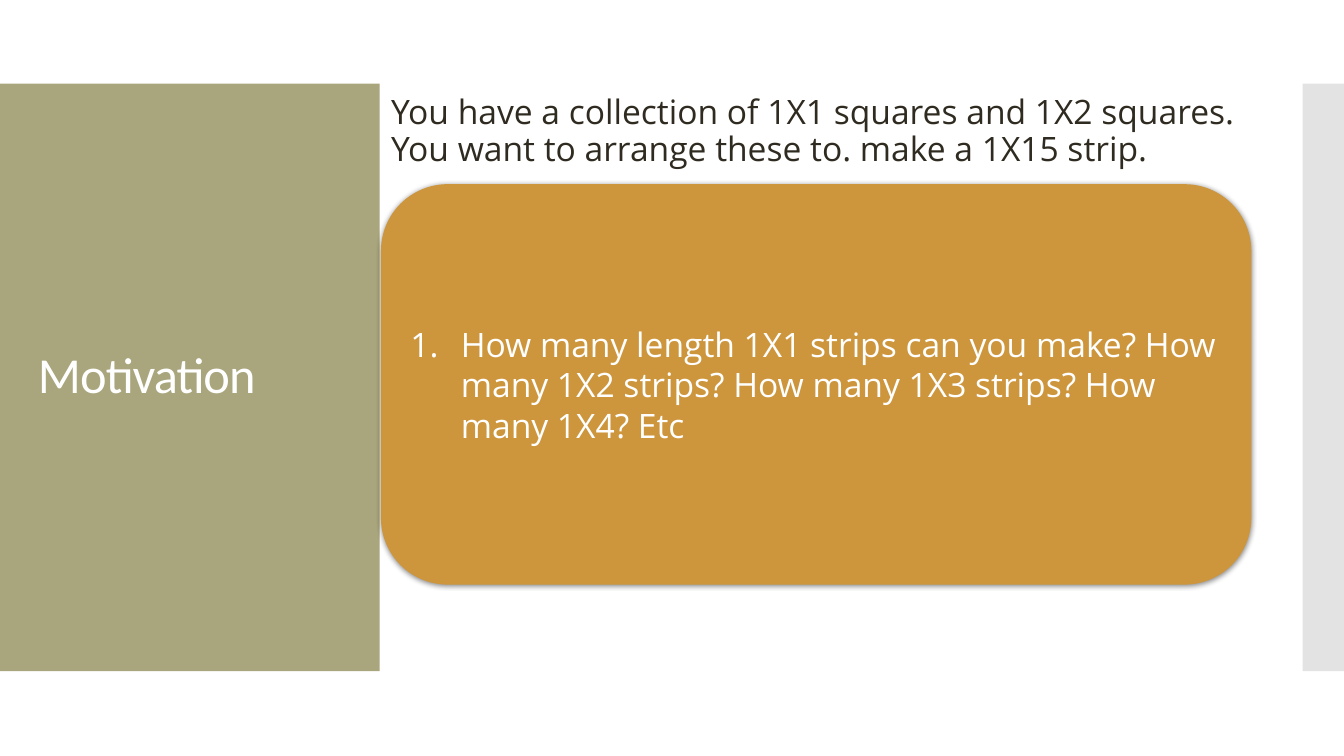
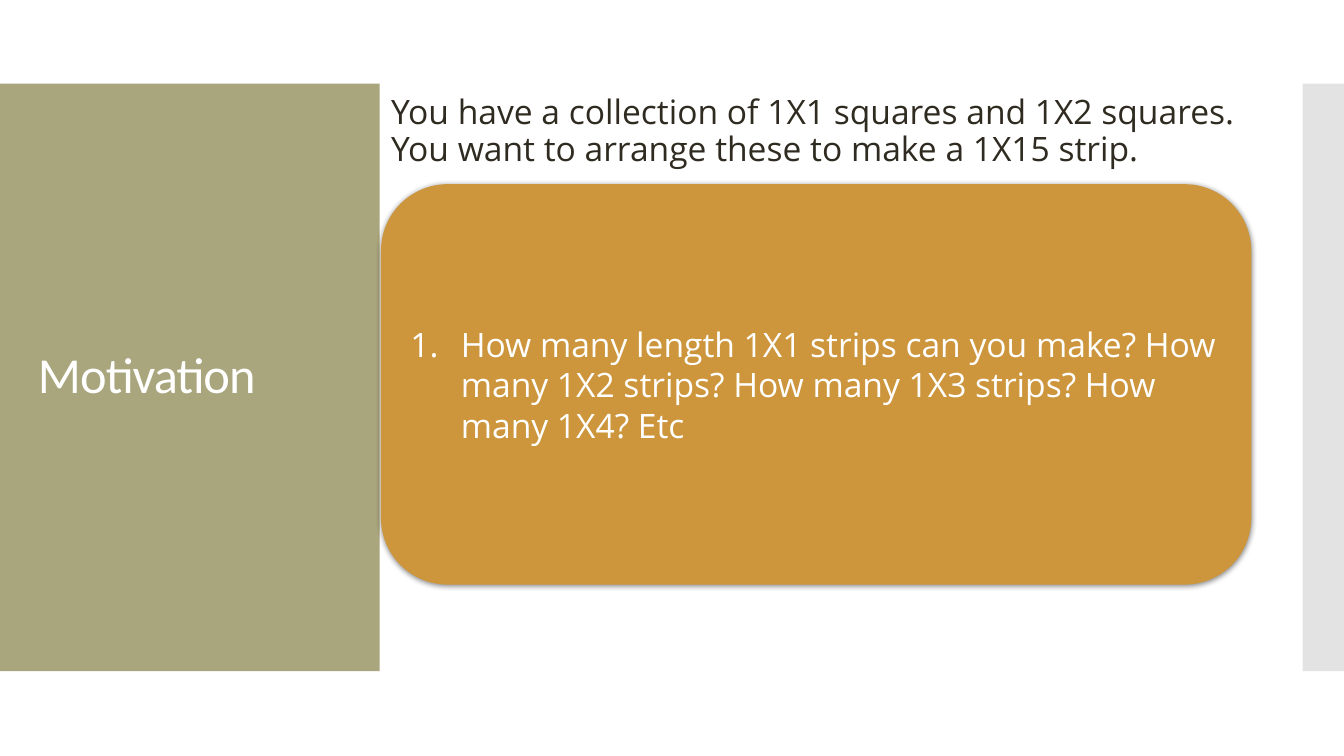
Before and after one commit to amosca01/MATH220-S24, a slide deck: slide 4 of slides/11-sequences-pt1.pptx. Drawn at 1344x756 pixels with LibreOffice and Linux fonts; fonts in the diff are those of the drawing. Boxes give left, top, right and bottom in pixels: in the first picture for what was removed or moved away, otherwise in the second. Text is boxed around its words. In the diff, an @@ line names an element or a change of style, - is before the commit and + after.

```diff
--- a/slides/11-sequences-pt1.pptx
+++ b/slides/11-sequences-pt1.pptx
@@ text at (391, 98, 1234, 169): text changed @@
-You have a collection of 1X1 squares and 1X2 squares. You want to arrange these to. make a 1X15 strip.
+You have a collection of 1X1 squares and 1X2 squares. You want to arrange these to make a 1X15 strip.
```
Also in this commit, not shown: 1 other slide changed, 9 other files.
